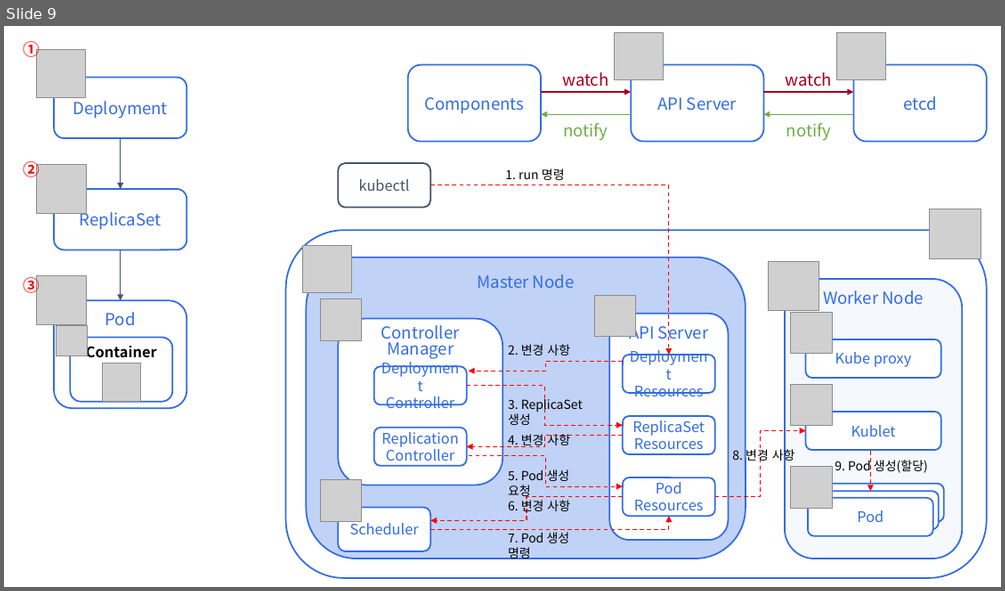
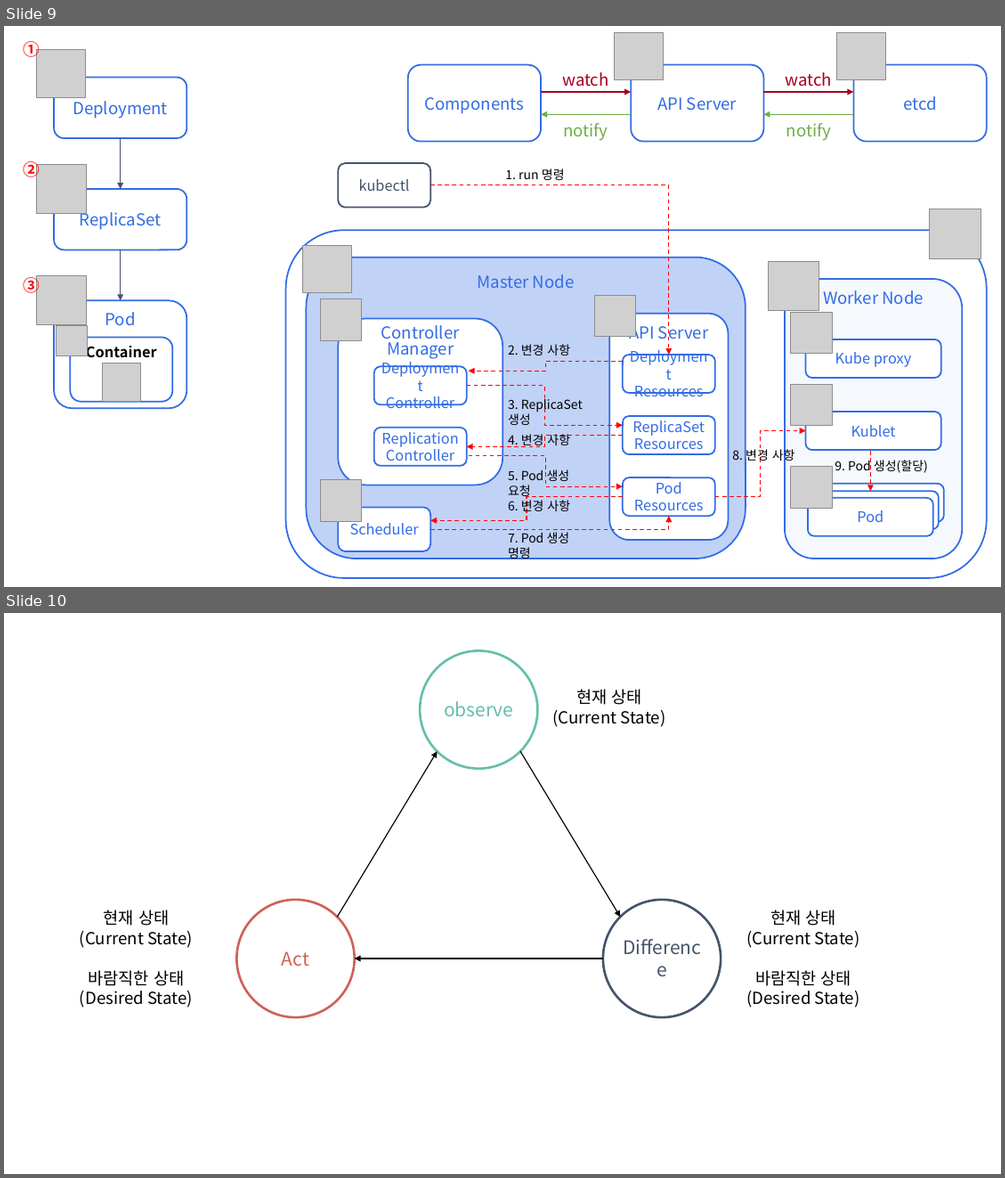
Before and after one commit to siwon-park/Infra-Study, a slide deck: markdown_image.pptx. Shown one above the other, each under a label of ours: slide 9 before the commit, slides 9 and 10 after it. The pictures are 1005x591 and 1005x1178 pixels, drawn with LibreOffice and Linux fonts; fonts in the diff are those of the drawing; grey boxes stand for pictures. Boxes give left, top, right and bottom in pixels: in the first picture for what was removed or moved away, otherwise in the second. Text is boxed around its words. In the diff, an @@ line names an element or a change of style, - is before the commit and + after.

Commit message:
docs: pptx commit

```diff
--- a/markdown_image.pptx
+++ b/markdown_image.pptx
@@ slide 10 added at [4, 613, 1001, 1174], background #FFFFFF @@
@@ ellipse added at [420, 651, 537, 769], outline #65BEAC 2.25 pt, 18 pt, text #65BEAC @@
+observe
@@ text added at [553, 689, 666, 727], 16 pt, text #000000 @@
+현재 상태
+(Current State)
@@ arrow added from (338, 916) to (437, 751), #000000 1 pt @@
@@ arrow added from (521, 751) to (620, 916), #000000 1 pt @@
@@ ellipse added at [236, 900, 354, 1017], outline #CF6155 2.25 pt, 18 pt, text #CF6155 @@
+Act
@@ ellipse added at [603, 900, 720, 1017], outline #44546A 2.25 pt, 18 pt, text #44546A @@
+Difference
@@ text added at [80, 909, 193, 1007], 16 pt, text #000000 @@
+현재 상태
+(Current State)
+바람직한 상태
+(Desired State)
@@ text added at [747, 909, 860, 1007], 16 pt, text #000000 @@
+현재 상태
+(Current State)
+바람직한 상태
+(Desired State)
@@ arrow added from (603, 958) to (355, 958), #000000 1 pt @@
```
